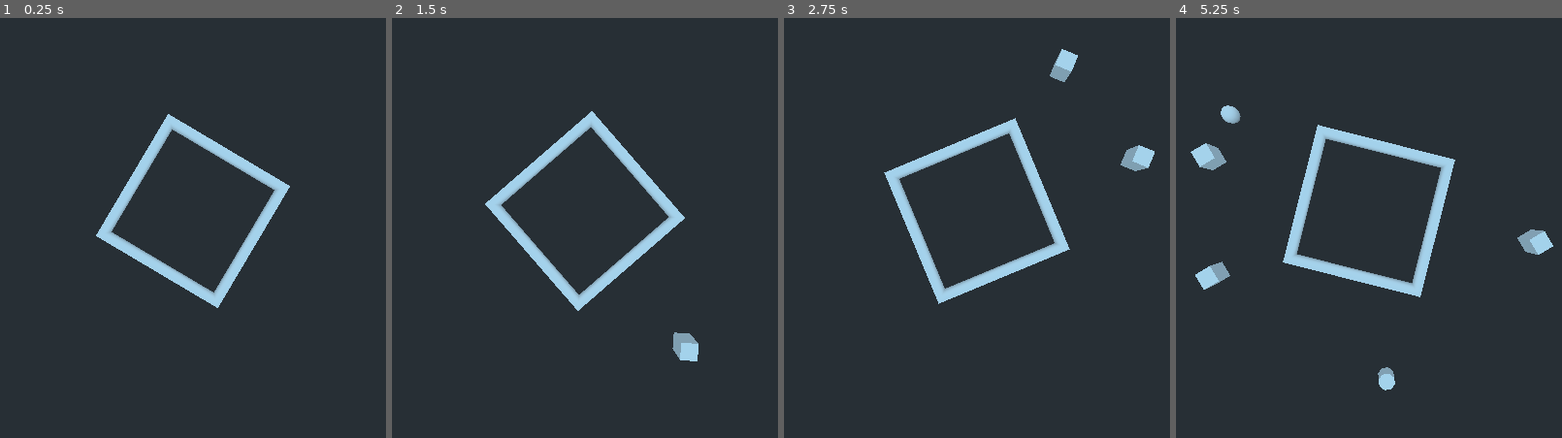
Above: before the commit, frames 1-4 (left to right).
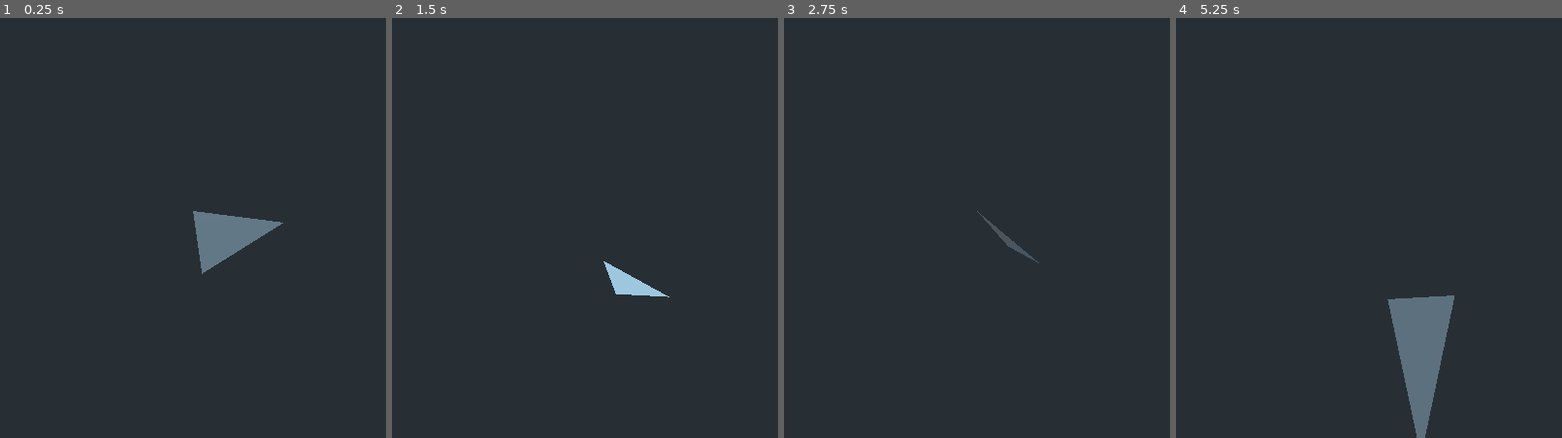
Above: after the commit, the same moments.

Repository: Marcin-sys/gameculling2
Game: Godot game, scene res://scenes/main_scene.tscn
Two runs of this game, one before a commit and one after it. Both use one fixed random seed, a clock stepped at 60 frames per second and the inputs below. This scene is started directly instead of the project's main scene.
Inputs:
- Up to frame 1 (0.25 s): no input
- Up to frame 2 (1.5 s): no input
- Up to frame 3 (2.75 s): no input
- Up to frame 4 (5.25 s): no input

The runs differ from the first frame. In frame 1, 5.2% of the frame differs, in the area x 24-76%, y 22-70%; in frame 2, 4.5%; in frame 3, 4.6%; in frame 4, 8.4%, in the area x 3-98%, y 20-100%.

Commit message:
Added primitive mesh to main_scene. Turned off circle spawner.

Diff:
--- /dev/null
+++ b/Gameculling/assets/code/generate_mesh.gd
@@ -0,0 +1,42 @@
+extends MeshInstance
+
+var tmpMesh = Mesh.new()
+var vertices = PoolVector3Array()      #lista Vector3
+var UVs = PoolVector2Array()          #lista Vector2
+var mat = SpatialMaterial.new()
+
+func _ready():
+	vertices.push_back(Vector3(0,0,0))
+	vertices.push_back(Vector3(10,0,0))
+	vertices.push_back(Vector3(0,0,10))
+
+	vertices.push_back(Vector3(10,0,0))
+	vertices.push_back(Vector3(10,0,10))
+	vertices.push_back(Vector3(20,0,0))
+
+	# UVs.push_back(Vector2(0,0))
+	# UVs.push_back(Vector2(0.5,0))
+	# UVs.push_back(Vector2(0,0.5))
+
+	# UVs.push_back(Vector2(0.5,0))
+	# UVs.push_back(Vector2(0.5,0.5))
+	# UVs.push_back(Vector2(1,0))
+
+
+
+	var st = SurfaceTool.new()
+	st.begin(Mesh.PRIMITIVE_TRIANGLES)
+	st.set_material(mat)
+
+
+	for v in vertices.size():
+		#st.add_uv(UVs[v])
+		st.add_vertex(vertices[v])
+
+	st.commit(tmpMesh)
+
+	self.mesh = tmpMesh
+
+func _process(delta):
+	self.rotate(Vector3(1, 0, 0), delta * 2)
+	self.rotate(Vector3(0, 0, 1), delta * 2)
--- a/Gameculling/scenes/main_scene.tscn
+++ b/Gameculling/scenes/main_scene.tscn
@@ -1,10 +1,15 @@
-[gd_scene load_steps=3 format=2]
+[gd_scene load_steps=4 format=2]
 
 [ext_resource path="res://scenes/camera.tscn" type="PackedScene" id=1]
 [ext_resource path="res://scenes/circle.tscn" type="PackedScene" id=2]
+[ext_resource path="res://assets/code/generate_mesh.gd" type="Script" id=3]
 
 [node name="main_scene" type="Spatial"]
 
 [node name="circle" parent="." instance=ExtResource( 2 )]
+visible = false
 
 [node name="Camera" parent="." instance=ExtResource( 1 )]
+
+[node name="MeshInstance" type="MeshInstance" parent="."]
+script = ExtResource( 3 )
